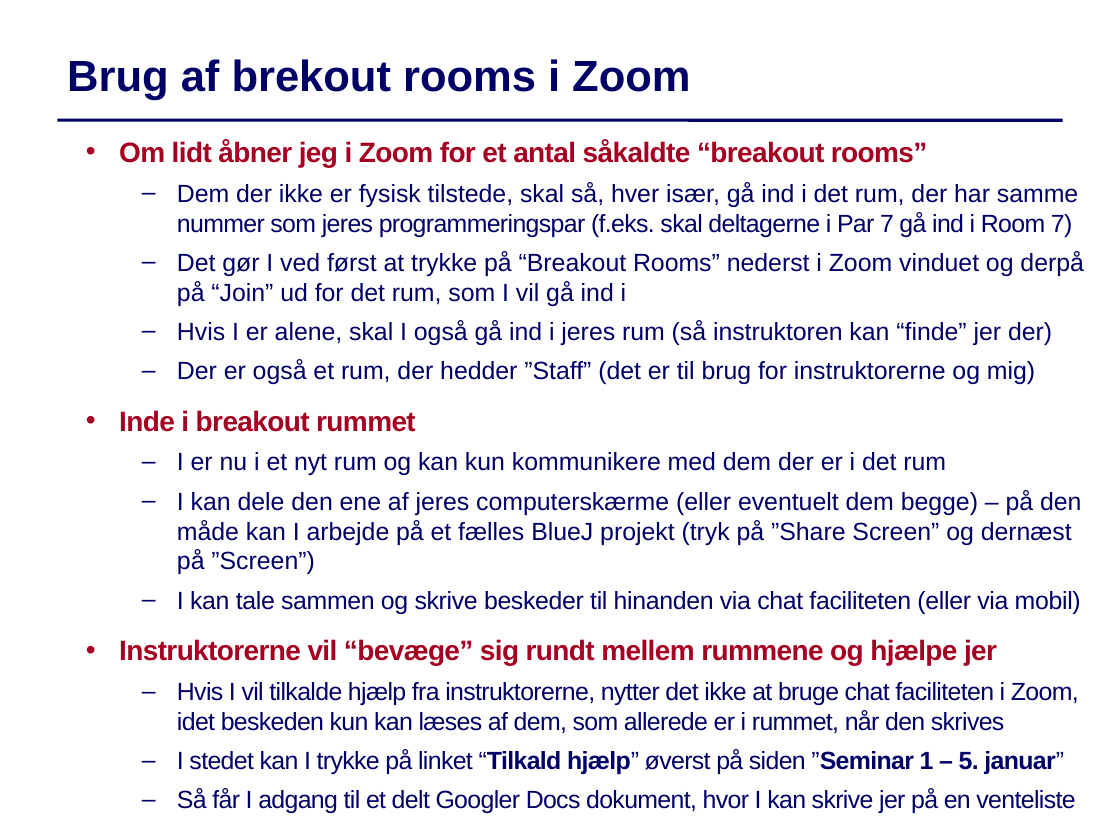
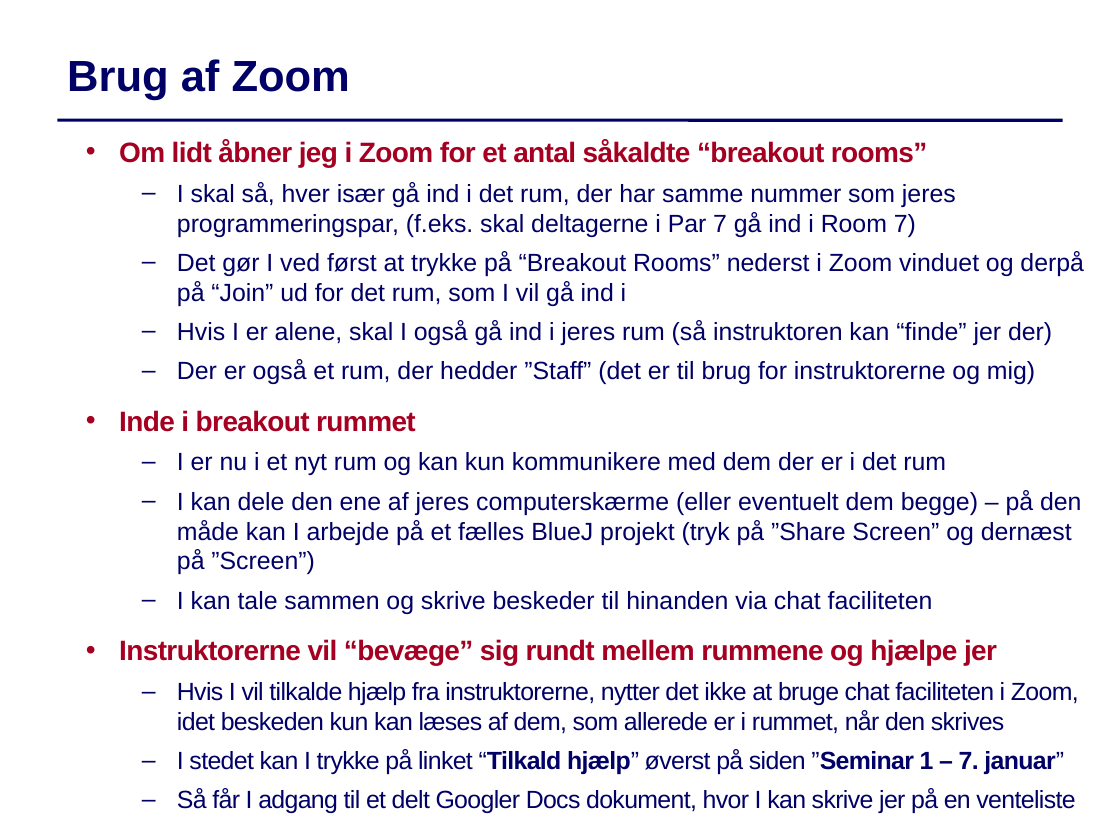
Before and after one commit to IntProgAU/Materiale, a slide deck: slide 7 of web/g24/status/Status1.pptx (slide 6 before the commit). Drawn at 1120x840 pixels with LibreOffice and Linux fonts; fonts in the diff are those of the drawing. Boxes give left, top, right and bottom in pixels: in the first picture for what was removed or moved away, otherwise in the second. Text is boxed around its words. In the diff, an @@ line names an element or a change of style, - is before the commit and + after.

```diff
--- a/web/g24/status/Status1.pptx
+++ b/web/g24/status/Status1.pptx
@@ text at (67,59,350,100): text changed @@
-Brug af brekout rooms i Zoom
+Brug af Zoom
@@ text at (177,182,956,237): text changed @@
-  – Dem der ikke er fysisk tilstede, skal så, hver især, gå ind i det rum, der har samme nummer som jeres programmeringspar (f.eks. skal deltagerne i Par 7 gå ind i Room 7)
+  – I skal så, hver især gå ind i det rum, der har samme nummer som jeres programmeringspar, (f.eks. skal deltagerne i Par 7 gå ind i Room 7)
@@ text at (177,591,933,614): text changed @@
-  – I kan tale sammen og skrive beskeder til hinanden via chat faciliteten (eller via mobil)
+  – I kan tale sammen og skrive beskeder til hinanden via chat faciliteten
@@ text at (177,749,1064,774): text changed @@
-  – I stedet kan I trykke på linket “Tilkald hjælp” øverst på siden ”Seminar 1 – 5. januar”
+  – I stedet kan I trykke på linket “Tilkald hjælp” øverst på siden ”Seminar 1 – 7. januar”
```
Also in this commit, not shown: 3 other slides changed, 2 slides added, 1 other file.
